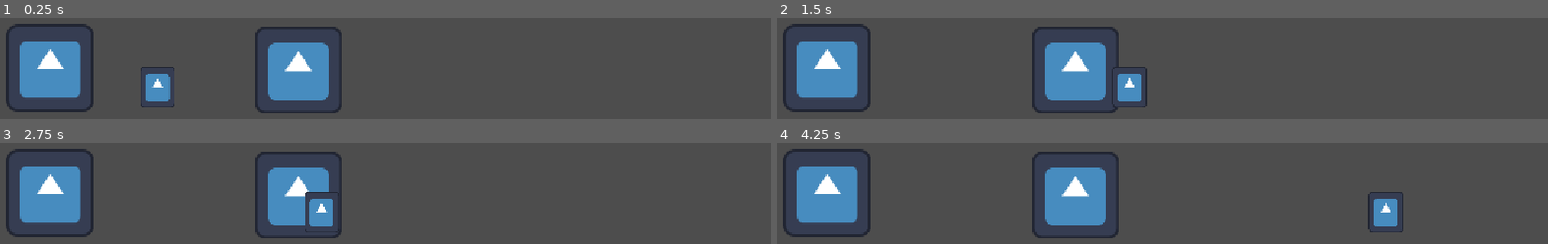
Above: before the commit, frames 1-4 (two rows, left to right).
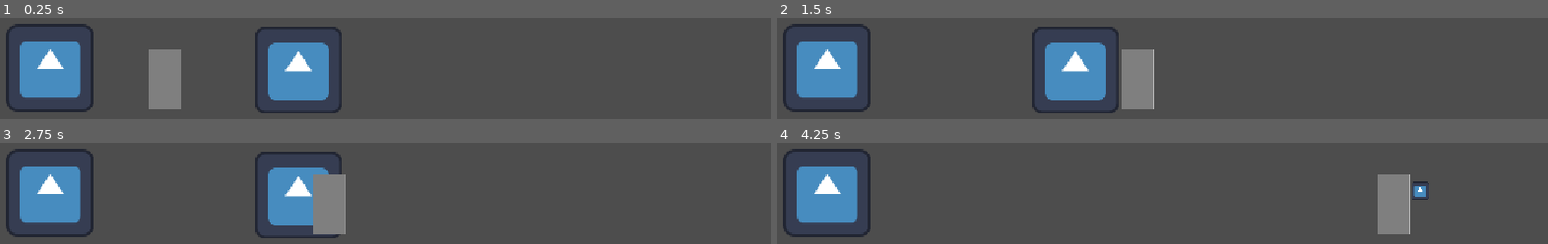
Above: after the commit, the same moments.

Repository: bruttosozial/FoundAndLost
Game: Godot game, scene res://Scenes/interaction_test.tscn
The game is run twice, just before and just after one commit, with the same random seed, the same clock (stepped at 60 frames per second) and the same inputs. This scene is started directly instead of the project's main scene. The engine's default icon, where the game draws it, is replaced by a stand-in: a white triangle on a blue panel in a dark square.
Inputs:
- Up to frame 1 (0.25 s): no input
- Up to frame 2 (1.5 s): tap Enter (ui_accept) at 0.5, 0.77, 0.8, 1.07, 1.35 s; hold Right (ui_right) from 0.53 s (still down); tap E (interact) at 0.6 s
- Up to frame 3 (2.75 s): tap Enter (ui_accept) at 1.52, 1.82, 2.3 s; tap E (interact) at 1.55, 2.1 s; release Right (ui_right) at 2.03 s; hold Left (ui_left) from 2.03 s (still down)
- Up to frame 4 (4.25 s): release Left (ui_left) at 2.78 s; hold Right (ui_right) from 2.78 s (still down); tap E (interact) at 2.85 s; tap Enter (ui_accept) at 3.02, 3.32, 3.6, 3.77, 4.07 s

The runs differ from the first frame. In frame 1, 2.7% of the frame differs, in the area x 18-24%, y 31-91%; in frame 2, 2.7%; in frame 3, 2.7%; in frame 4, 8.7%, in the area x 33-85%, y 8-95%.

Commit message:
We can pick up items!

Diff:
--- /dev/null
+++ b/Data/Items/cartridge_item.tres
@@ -0,0 +1,10 @@
+[gd_resource type="Resource" script_class="ItemResource" format=3 uid="uid://t5d7bud32jbp"]
+
+[ext_resource type="Script" uid="uid://gag8l24f5upt" path="res://Scripts/Interaction System/item_resource.gd" id="1_m2grb"]
+[ext_resource type="Texture2D" uid="uid://cbssrmergedy8" path="res://Assets/icon.svg" id="2_q8ogj"]
+
+[resource]
+script = ExtResource("1_m2grb")
+texture = ExtResource("2_q8ogj")
+name = 2
+metadata/_custom_type_script = "uid://gag8l24f5upt"
--- /dev/null
+++ b/Data/Items/cassette_item.tres
@@ -0,0 +1,10 @@
+[gd_resource type="Resource" script_class="ItemResource" format=3 uid="uid://dd83h02c8trhs"]
+
+[ext_resource type="Script" uid="uid://gag8l24f5upt" path="res://Scripts/Interaction System/item_resource.gd" id="1_aai0n"]
+[ext_resource type="Texture2D" uid="uid://cbssrmergedy8" path="res://Assets/icon.svg" id="2_6q6iy"]
+
+[resource]
+script = ExtResource("1_aai0n")
+texture = ExtResource("2_6q6iy")
+name = 0
+metadata/_custom_type_script = "uid://gag8l24f5upt"
--- /dev/null
+++ b/Data/Items/film_reel_item.tres
@@ -0,0 +1,10 @@
+[gd_resource type="Resource" script_class="ItemResource" format=3 uid="uid://dyvrvxreyy4mp"]
+
+[ext_resource type="Script" uid="uid://gag8l24f5upt" path="res://Scripts/Interaction System/item_resource.gd" id="1_o3bs7"]
+[ext_resource type="Texture2D" uid="uid://cbssrmergedy8" path="res://Assets/icon.svg" id="2_y0l4b"]
+
+[resource]
+script = ExtResource("1_o3bs7")
+texture = ExtResource("2_y0l4b")
+name = 3
+metadata/_custom_type_script = "uid://gag8l24f5upt"
--- /dev/null
+++ b/Data/Items/floppy_disk_item.tres
@@ -0,0 +1,10 @@
+[gd_resource type="Resource" script_class="ItemResource" format=3 uid="uid://dn4osqfp0ctc7"]
+
+[ext_resource type="Script" uid="uid://gag8l24f5upt" path="res://Scripts/Interaction System/item_resource.gd" id="1_sn3cn"]
+[ext_resource type="Texture2D" uid="uid://cbssrmergedy8" path="res://Assets/icon.svg" id="2_33jhy"]
+
+[resource]
+script = ExtResource("1_sn3cn")
+texture = ExtResource("2_33jhy")
+name = 1
+metadata/_custom_type_script = "uid://gag8l24f5upt"
--- a/Scenes/Skelly.tscn
+++ b/Scenes/Skelly.tscn
@@ -2,6 +2,7 @@
 
 [ext_resource type="Script" uid="uid://dvk6qbqbyp5s3" path="res://Scripts/skelly.gd" id="1_ltsch"]
 [ext_resource type="Texture2D" uid="uid://bq2c64kuek34o" path="res://Assets/playerBlock.png" id="2_ltsch"]
+[ext_resource type="Texture2D" uid="uid://cbssrmergedy8" path="res://Assets/icon.svg" id="3_yf50s"]
 
 [sub_resource type="CapsuleShape2D" id="CapsuleShape2D_3mm3k"]
 radius = 20.0
@@ -19,3 +20,9 @@
 [node name="CollisionShape2D" type="CollisionShape2D" parent="." unique_id=899463909]
 position = Vector2(-4, -7)
 shape = SubResource("CapsuleShape2D_3mm3k")
+
+[node name="ItemSprite2D" type="Sprite2D" parent="." unique_id=1224661117]
+visible = false
+position = Vector2(36.000004, -27.000002)
+scale = Vector2(0.2, 0.2)
+texture = ExtResource("3_yf50s")
--- a/Scenes/interaction_test.tscn
+++ b/Scenes/interaction_test.tscn
@@ -3,24 +3,23 @@
 [ext_resource type="Script" uid="uid://bmit0npi6if2i" path="res://Scripts/Interaction System/interact_item.gd" id="1_0wg47"]
 [ext_resource type="Script" uid="uid://cqwkfip48jcms" path="res://Scripts/Interaction System/interaction_controller.gd" id="1_tudu8"]
 [ext_resource type="Texture2D" uid="uid://cbssrmergedy8" path="res://Assets/icon.svg" id="2_tudu8"]
+[ext_resource type="Resource" uid="uid://dd83h02c8trhs" path="res://Data/Items/cassette_item.tres" id="3_auvmn"]
 [ext_resource type="Script" uid="uid://qm512egymlkw" path="res://Scripts/Interaction System/interact_station.gd" id="3_snvpr"]
-[ext_resource type="Script" uid="uid://0ywql51dgiao" path="res://Scripts/Interaction System/character_body_2d.gd" id="4_auvmn"]
+[ext_resource type="PackedScene" uid="uid://c5cbhrcednbmc" path="res://Scenes/Skelly.tscn" id="7_auvmn"]
 
 [sub_resource type="RectangleShape2D" id="RectangleShape2D_p30wa"]
 size = Vector2(152, 141)
-
-[sub_resource type="CapsuleShape2D" id="CapsuleShape2D_k5lts"]
-radius = 23.0
-height = 78.0
 
 [node name="Node2D" type="Node2D" unique_id=1525602964]
 
 [node name="InteractionController" type="Node2D" parent="." unique_id=2144833390]
 script = ExtResource("1_tudu8")
 
-[node name="Area2D" type="Area2D" parent="InteractionController" unique_id=1447200826]
+[node name="Area2D" type="Area2D" parent="InteractionController" unique_id=1447200826 node_paths=PackedStringArray("player")]
 position = Vector2(461, 88)
 script = ExtResource("1_0wg47")
+item_res = ExtResource("3_auvmn")
+player = NodePath("../../Skell")
 
 [node name="Sprite2D" type="Sprite2D" parent="InteractionController/Area2D" unique_id=224642937]
 texture = ExtResource("2_tudu8")
@@ -40,18 +39,8 @@
 position = Vector2(0, -3)
 shape = SubResource("RectangleShape2D_p30wa")
 
-[node name="CharacterBody2D" type="CharacterBody2D" parent="." unique_id=819492436]
-position = Vector2(255, 113)
-input_pickable = true
-script = ExtResource("4_auvmn")
-
-[node name="Sprite2D" type="Sprite2D" parent="CharacterBody2D" unique_id=75590631]
-scale = Vector2(0.39999998, 0.48000062)
-texture = ExtResource("2_tudu8")
-
-[node name="CollisionShape2D" type="CollisionShape2D" parent="CharacterBody2D" unique_id=434516929]
-position = Vector2(-2, -5)
-shape = SubResource("CapsuleShape2D_k5lts")
+[node name="Skell" parent="." unique_id=1846132312 instance=ExtResource("7_auvmn")]
+position = Vector2(269, 109)
 
 [connection signal="body_entered" from="InteractionController/Area2D" to="InteractionController/Area2D" method="_on_body_entered"]
 [connection signal="body_exited" from="InteractionController/Area2D" to="InteractionController/Area2D" method="_on_body_exited"]
--- a/Scripts/Interaction System/character_body_2d.gd
+++ /dev/null
@@ -1,25 +0,0 @@
-extends CharacterBody2D
-
-
-const SPEED = 300.0
-const JUMP_VELOCITY = -400.0
-
-
-func _physics_process(delta: float) -> void:
-	# Add the gravity.
-	#if not is_on_floor():
-		#velocity += get_gravity() * delta
-
-	## Handle jump.
-	#if Input.is_action_just_pressed("ui_accept") and is_on_floor():
-		#velocity.y = JUMP_VELOCITY
-
-	# Get the input direction and handle the movement/deceleration.
-	# As good practice, you should replace UI actions with custom gameplay actions.
-	var direction := Input.get_axis("ui_left", "ui_right")
-	if direction:
-		velocity.x = direction * SPEED
-	else:
-		velocity.x = move_toward(velocity.x, 0, SPEED)
-
-	move_and_slide()
--- a/Scripts/Interaction System/interact_item.gd
+++ b/Scripts/Interaction System/interact_item.gd
@@ -1,4 +1,8 @@
 extends IInteractable
+class_name InteractItem
+
+@export var item_res : ItemResource
+@export var player : PlayerController
 
 
 # Called when the node enters the scene tree for the first time.
@@ -12,3 +16,5 @@
 
 func interact():
 	print("pick up object!!")
+	player.pickup_item(item_res)
+	queue_free()
--- a/Scripts/Interaction System/interact_station.gd
+++ b/Scripts/Interaction System/interact_station.gd
@@ -1,5 +1,5 @@
 extends IInteractable
-
+class_name InteractStation
 
 # Called when the node enters the scene tree for the first time.
 func _ready() -> void:
--- a/Scripts/Interaction System/interaction_controller.gd
+++ b/Scripts/Interaction System/interaction_controller.gd
@@ -20,3 +20,6 @@
 func on_range_left():
 	print("out of range!")
 	current_interactable = null
+
+func on_item_pickup():
+	pass
--- /dev/null
+++ b/Scripts/Interaction System/item_resource.gd
@@ -0,0 +1,5 @@
+extends Resource
+class_name ItemResource
+
+@export var texture : Texture2D
+@export_enum("Cassette", "Floppy Disk", "Cartridge", "Film Reel") var name
--- a/Scripts/skelly.gd
+++ b/Scripts/skelly.gd
@@ -1,6 +1,10 @@
 extends CharacterBody2D
+class_name PlayerController
+
+@onready var item_sprite = $ItemSprite2D
 
 var speed = 300
+var current_item : ItemResource
 
 func _physics_process(delta: float) -> void:
 	var direction := Input.get_vector("ui_left", "ui_right", "ui_up", "ui_down")
@@ -10,3 +14,8 @@
 		velocity = Vector2.ZERO
 
 	move_and_slide()
+
+func pickup_item(item: ItemResource):
+	current_item = item
+	item_sprite.texture = item.texture
+	item_sprite.visible = true
Not shown, added: Assets/media_details/floppy_screen.svg.import
Not shown, removed: Scripts/Interaction System/character_body_2d.gd.uid
Not shown, added: Scripts/Interaction System/item_resource.gd.uid
